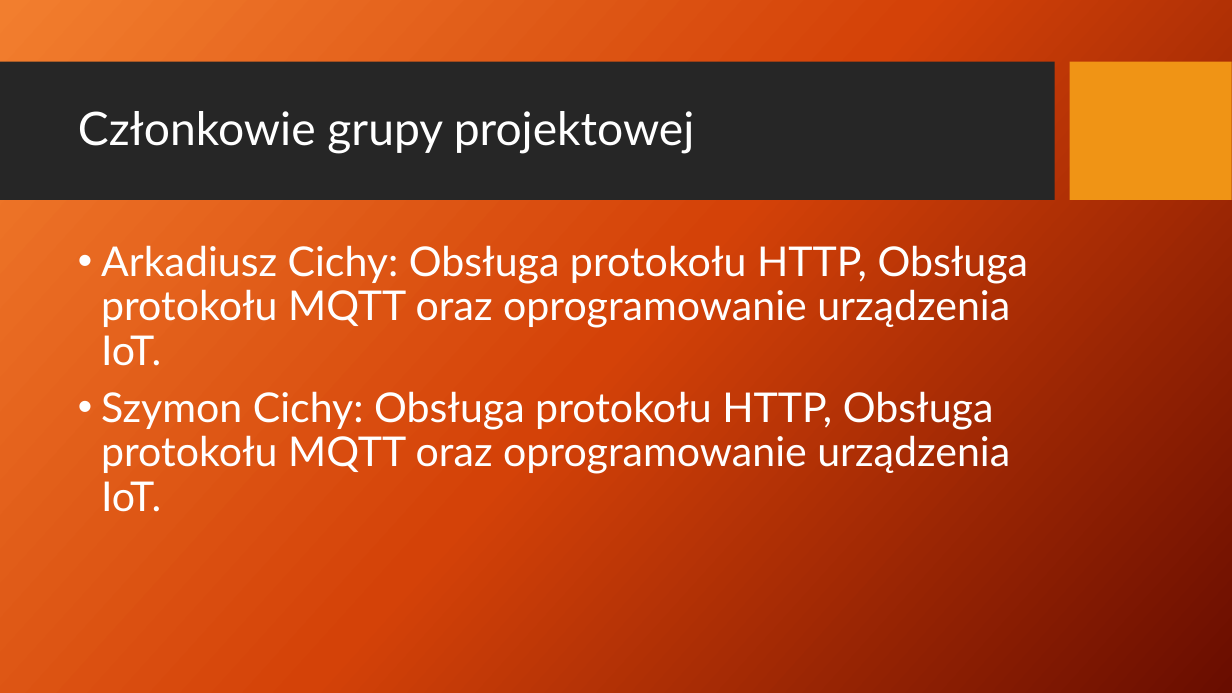
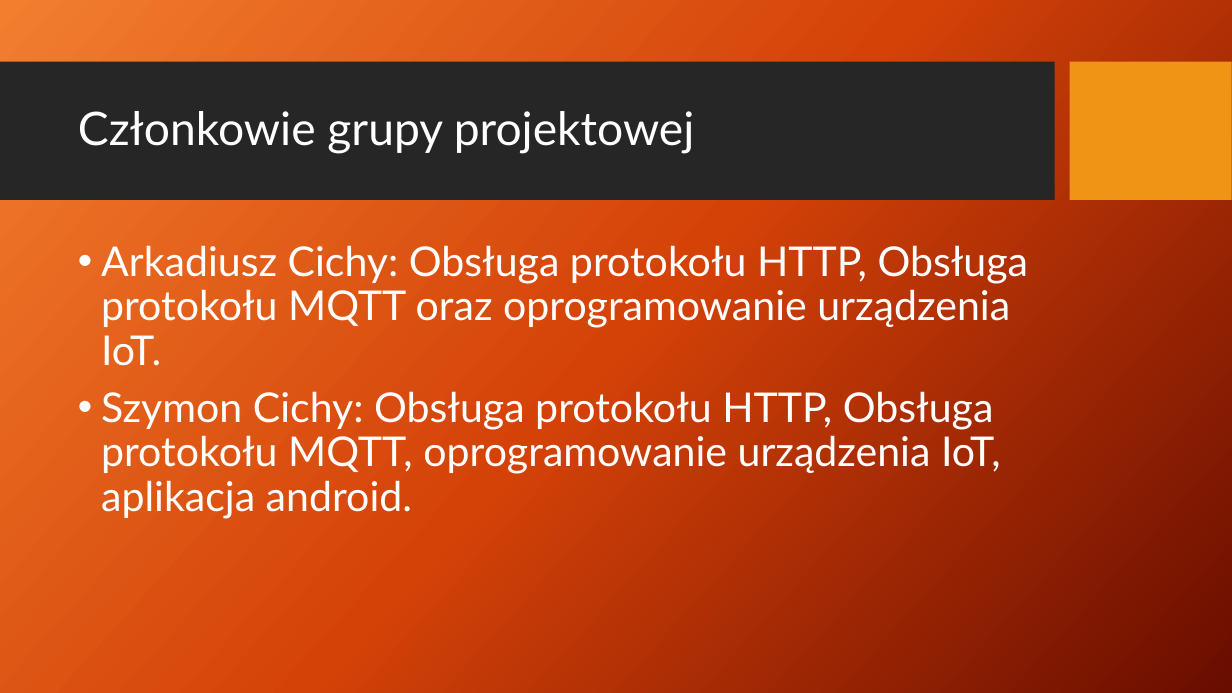
Before and after one commit to AdamStudies-PWR/ProjektZespolowyPWR, a slide deck: slide 3 of przentacja.pptx. Drawn at 1232x693 pixels with LibreOffice and Linux fonts; fonts in the diff are those of the drawing; background and template pictures are left out. Boxes give left, top, right and bottom in pixels: in the first picture for what was removed or moved away, otherwise in the second. Text is boxed around its words. In the diff, an @@ line names an element or a change of style, - is before the commit and + after.

```diff
--- a/przentacja.pptx
+++ b/przentacja.pptx
@@ text at box(101, 391, 1001, 518): text changed @@
-• Szymon Cichy: Obsługa protokołu HTTP, Obsługa protokołu MQTT oraz oprogramowanie urządzenia IoT.
+• Szymon Cichy: Obsługa protokołu HTTP, Obsługa protokołu MQTT, oprogramowanie urządzenia IoT, aplikacja android.
```
Also in this commit, not shown: 3 other slides changed, 13 slides added, 2 slides removed, 1 other file.
